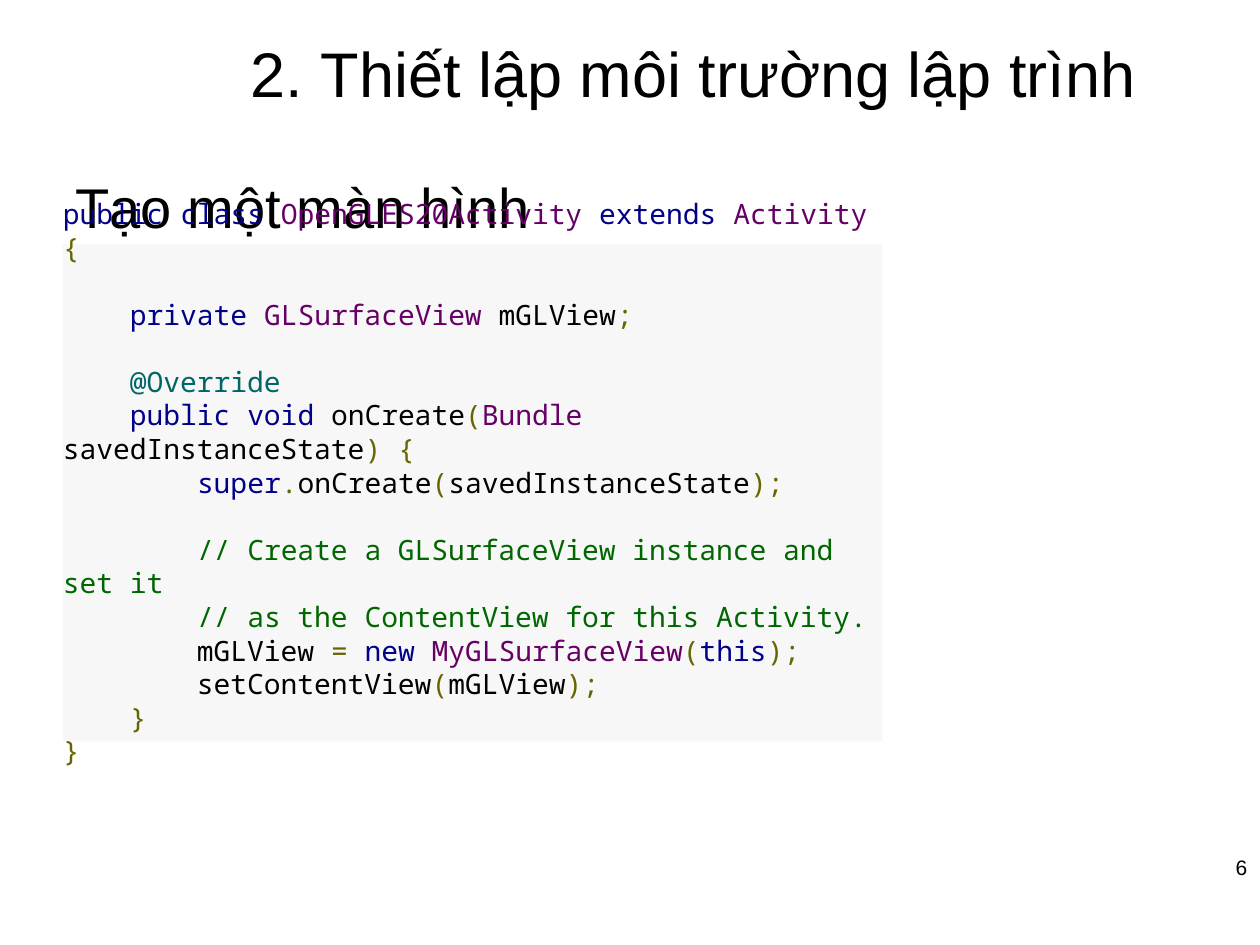
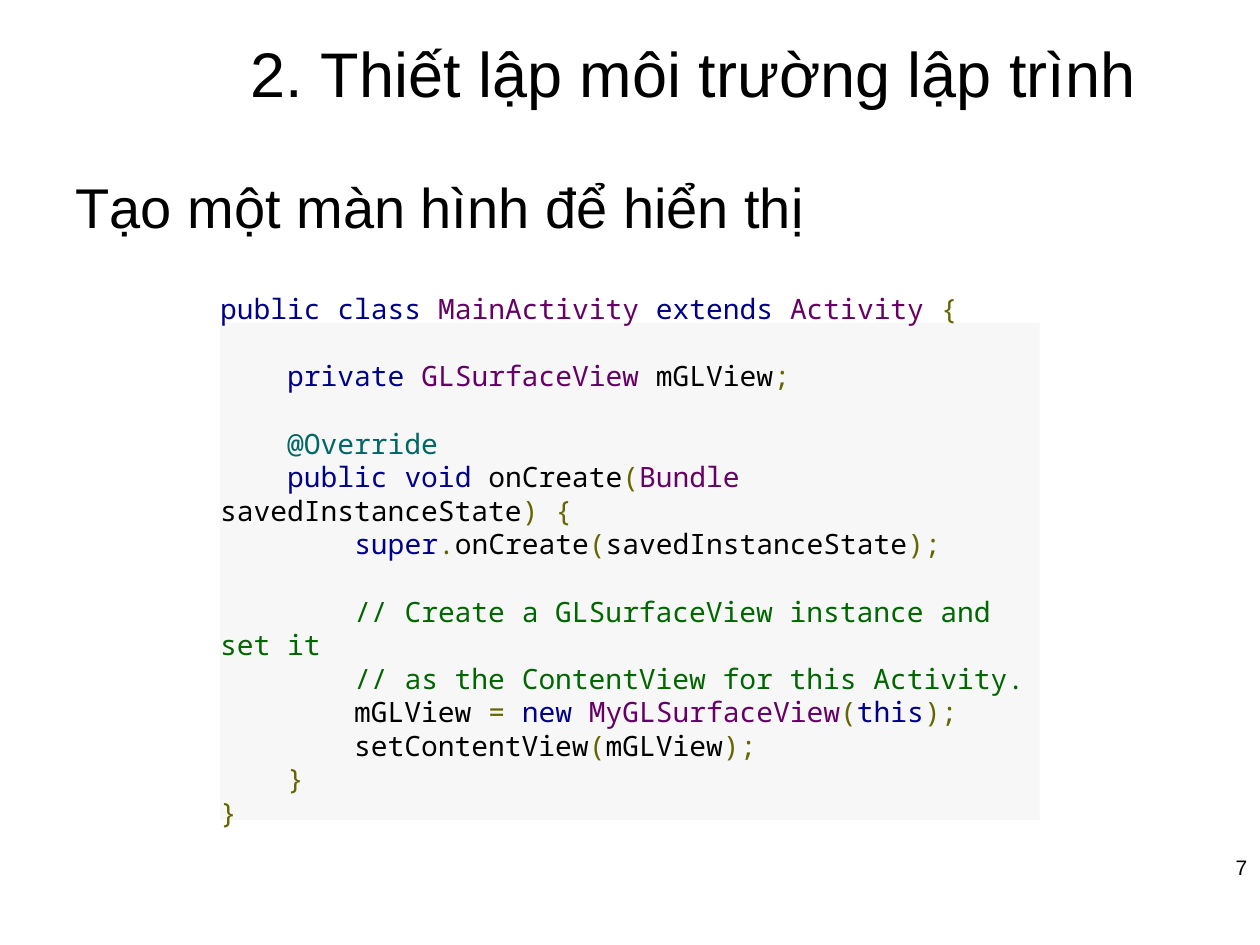
Before and after one commit to CTT535/Mobile_Project_1, a slide deck: slide 7 of Document/SeminarOpenGL.pptx (slide 6 before the commit). Drawn at 1260x945 pixels with LibreOffice and Linux fonts; fonts in the diff are those of the drawing; background and template pictures are left out. Boxes give left, top, right and bottom in pixels: in the first picture for what was removed or moved away, otherwise in the second. Text is boxed around its words. In the diff, an @@ line names an element or a change of style, - is before the commit and + after.

```diff
--- a/Document/SeminarOpenGL.pptx
+++ b/Document/SeminarOpenGL.pptx
@@ text at [76,184,803,237]: text changed @@
-Tạo một màn hình
+Tạo một màn hình để hiển thị
@@ text in rectangle at [220,297,1024,761]: text changed @@
-public class OpenGLES20Activity extends Activity {
-private GLSurfaceView mGLView;
-@Override
-public void onCreate(Bundle savedInstanceState) {
-super.onCreate(savedInstanceState);
-// Create a GLSurfaceView instance and set it
-// as the ContentView for this Activity.
-mGLView = new MyGLSurfaceView(this);
-setContentView(mGLView);
-}
-}
+public class MainActivity extends Activity {
+private GLSurfaceView mGLView;
+@Override
+public void onCreate(Bundle savedInstanceState) {
+super.onCreate(savedInstanceState);
+// Create a GLSurfaceView instance and set it
+// as the ContentView for this Activity.
+mGLView = new MyGLSurfaceView(this);
+setContentView(mGLView);
+}
+}
@@ rectangle "public class MainActivity extends Activity ...": place and size @@
-rectangle "public class MainActivity extends Activity ..." at [63,244,882,742]
+rectangle "public class MainActivity extends Activity ..." at [220,323,1040,820]
@@ page number at [1236,860,1248,875]: text changed @@
-6
+7
```
Also in this commit, not shown: 10 other slides changed, 6 slides added, 5 other files.
